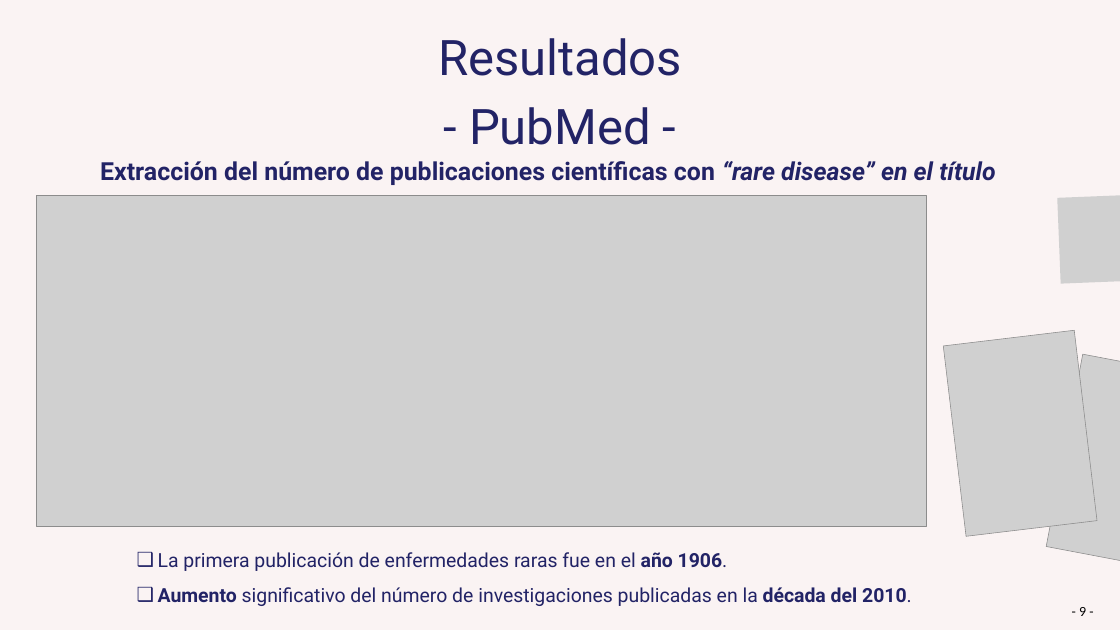
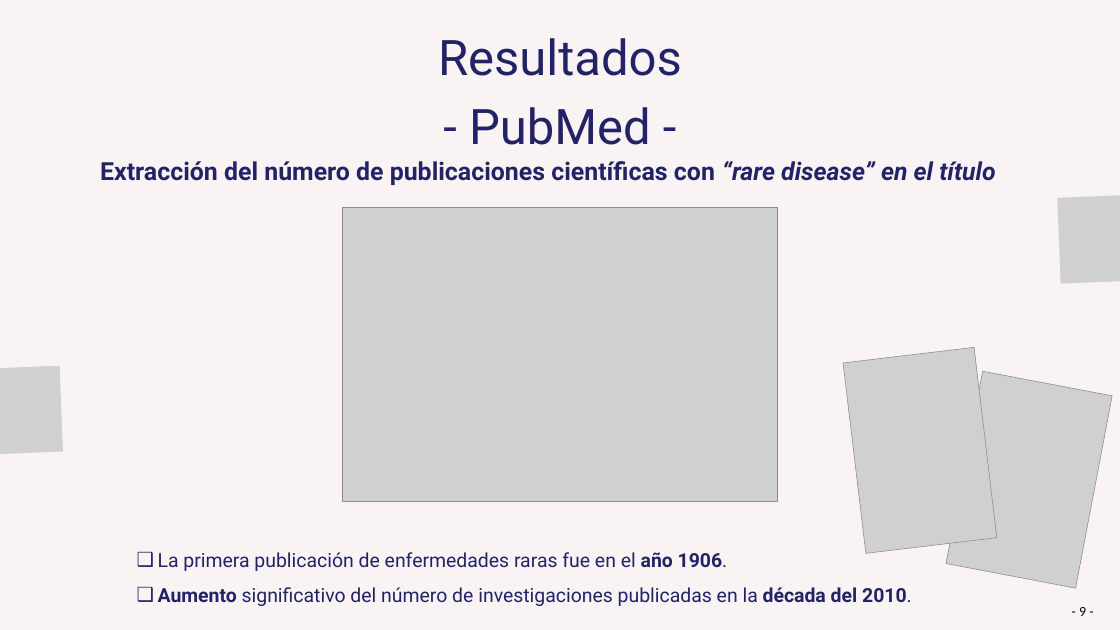
Before and after one commit to Muriburu/ITAcademy, a slide deck: slide 11 of Sprint 10 - Pràctica final/Presentación - Enfermedades raras.pptx (slide 10 before the commit). Drawn at 1120x630 pixels with LibreOffice and Linux fonts; fonts in the diff are those of the drawing; grey boxes stand for pictures; background and template pictures are left out. Boxes give left, top, right and bottom in pixels: in the first picture for what was removed or moved away, otherwise in the second. Text is boxed around its words. In the diff, an @@ line names an element or a change of style, - is before the commit and + after.

```diff
--- a/Sprint 10 - Pràctica final/Presentación - Enfermedades raras.pptx
+++ b/Sprint 10 - Pràctica final/Presentación - Enfermedades raras.pptx
@@ picture removed at [36,195,926,526] @@
@@ picture added at [342,207,777,502] @@
@@ picture: place and size @@
-picture at [943,331,1097,536]
+picture at [843,347,997,553]
@@ picture added at [0,366,63,455] @@
@@ picture: place and size @@
-picture at [1046,354,1120,571]
+picture at [946,371,1113,589]
```
Also in this commit, not shown: 1 other slide changed, 1 slide added, 4 other files.
